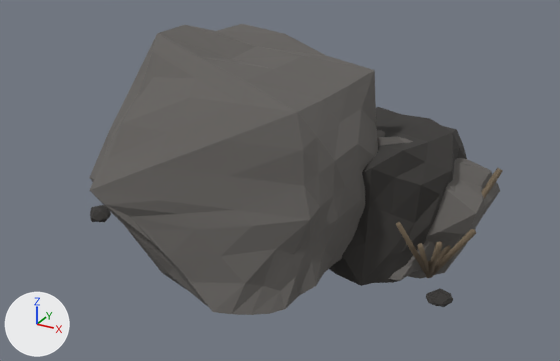
The glTF model reference/models/bohemia/cover_rock_1.glb, before and after one commit.
Rendered twice from a 50 mm camera at (1.5, -2.44, 1.53) aimed at (0.12, 0.06, 0.28). The lights are fixed; the arrows at lower left show +X, +Y and +Z. The picture after the commit comes second. Where no turn or scale is listed for an object, it has been applied to the vertices. Vertices at exactly the same position are counted once.

The first picture shows 'grit_3', 'rock_0', 'rock_1', 'rock_2', 'rock_3', 'weed_3', 'weed_4', 'weed_5', 'weed_6' and 2 more.
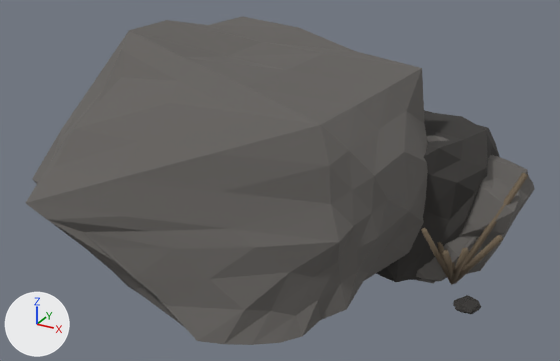
Pixel boxes [x1, y1, x2, y2] of what changed, in the pictures (560 x 361 px):
```json
{"object": "rock_0", "change": "reshaped", "before": [89, 24, 378, 315], "after": [26, 16, 428, 345], "on screen": "39% wider, 13% taller"}
{"object": "rock_2", "change": "moved", "before": [329, 107, 467, 286], "after": [376, 110, 500, 282]}
{"object": "rock_3", "change": "moved", "before": [377, 130, 500, 279], "after": [427, 135, 534, 274]}
{"object": "rock_1", "change": "moved", "before": [389, 241, 435, 283], "after": [416, 236, 489, 283]}
{"object": "weed_5", "change": "moved", "before": [431, 168, 503, 278], "after": [462, 173, 528, 268]}
{"object": "weed_3", "change": "moved", "before": [430, 229, 476, 278], "after": [454, 235, 503, 284]}
{"object": "grit_3", "change": "moved", "before": [426, 289, 453, 307], "after": [453, 295, 481, 314]}
{"object": "weed_6", "change": "moved", "before": [428, 241, 443, 278], "after": [451, 247, 469, 285]}
{"object": "weed_4", "change": "moved", "before": [417, 243, 429, 278], "after": [442, 249, 454, 284]}
```

The change, as JSON lines over the scene's bpy script:
```json
{"block": "me_rock_0", "where": "# used by ob_rock_0; location = (0.0, 0.0, 0.0)"}
{"op": "remove", "block": "me_rock_0", "code": "me_rock_0.from_pydata(...)  # 209 vertices, 414 faces; spans x -0.557..0.541, y -0.518..0.598, z -0.055..0.85"}
{"op": "add", "block": "me_rock_0", "code": "me_rock_0.from_pydata(...)  # 209 vertices, 414 faces; spans x -0.758..0.739, y -0.707..0.816, z -0.057..0.848"}
{"block": "me_rock_0", "change": "me_rock_0 part 1: the whole mesh is multiplied about the mesh origin by the matrix ((1.366, 0.0, 0.005), (0.0, 1.366, 0.0), (0.005, 0.0, 1.0))"}
{"block": "me_rock_1", "where": "# used by ob_rock_1; location = (0.0, 0.0, 0.0)"}
{"op": "remove", "block": "me_rock_1", "code": "me_rock_1.from_pydata(...)  # 236 vertices, 468 faces; spans x 0.201..0.796, y -0.007..0.456, z -0.071..0.25"}
{"op": "add", "block": "me_rock_1", "code": "me_rock_1.from_pydata(...)  # 236 vertices, 468 faces; spans x 0.337..0.933, y 0.063..0.526, z -0.071..0.25"}
{"block": "me_rock_1", "change": "me_rock_1 part 2: the whole mesh is moved by (0.137, 0.07, 0.0)"}
{"block": "me_rock_2", "where": "# used by ob_rock_2; location = (0.0, 0.0, 0.0)"}
{"op": "remove", "block": "me_rock_2", "code": "me_rock_2.from_pydata(...)  # 200 vertices, 396 faces; spans x 0.07..0.798, y -0.073..0.773, z -0.061..0.494"}
{"op": "add", "block": "me_rock_2", "code": "me_rock_2.from_pydata(...)  # 200 vertices, 396 faces; spans x 0.178..0.905, y 0.014..0.859, z -0.061..0.494"}
{"block": "me_rock_2", "change": "me_rock_2 part 3: the whole mesh is moved by (0.108, 0.086, 0.0)"}
{"block": "me_rock_3", "where": "# used by ob_rock_3; location = (0.0, 0.0, 0.0)"}
{"op": "remove", "block": "me_rock_3", "code": "me_rock_3.from_pydata(...)  # 218 vertices, 432 faces; spans x 0.054..0.904, y 0.048..0.721, z -0.051..0.495"}
{"op": "add", "block": "me_rock_3", "code": "me_rock_3.from_pydata(...)  # 218 vertices, 432 faces; spans x 0.172..1.022, y 0.13..0.803, z -0.051..0.495"}
{"block": "me_rock_3", "change": "me_rock_3 part 4: the whole mesh is moved by (0.117, 0.082, 0.0)"}
{"block": "me_grit_3", "where": "# used by ob_grit_3; location = (0.0, 0.0, 0.0)"}
{"op": "remove", "block": "me_grit_3", "code": "me_grit_3.from_pydata(...)  # 236 vertices, 468 faces; spans x 0.7783..0.8791, y -0.0345..0.0636, z -0.0539..-0.0001"}
{"op": "add", "block": "me_grit_3", "code": "me_grit_3.from_pydata(...)  # 236 vertices, 468 faces; spans x 0.882..0.9829, y -0.0319..0.0662, z -0.0539..-0.0001"}
{"block": "me_grit_3", "change": "me_grit_3 part 5: the whole mesh is moved by (0.1037, 0.0026, 0.0)"}
{"op": "set", "path": "ob_weed_0.location", "old": "(0.709, 0.175, 0.124)", "new": "(0.803, 0.175, 0.124)"}
{"op": "set", "path": "ob_weed_3.location", "old": "(0.839, 0.056, 0.138)", "new": "(0.933, 0.056, 0.138)"}
{"op": "set", "path": "ob_weed_4.location", "old": "(0.753, 0.031, 0.098)", "new": "(0.847, 0.031, 0.098)"}
{"op": "set", "path": "ob_weed_5.location", "old": "(0.84, 0.209, 0.199)", "new": "(0.934, 0.209, 0.199)"}
{"op": "set", "path": "ob_weed_6.location", "old": "(0.788, 0.03, 0.112)", "new": "(0.882, 0.03, 0.112)"}
```
